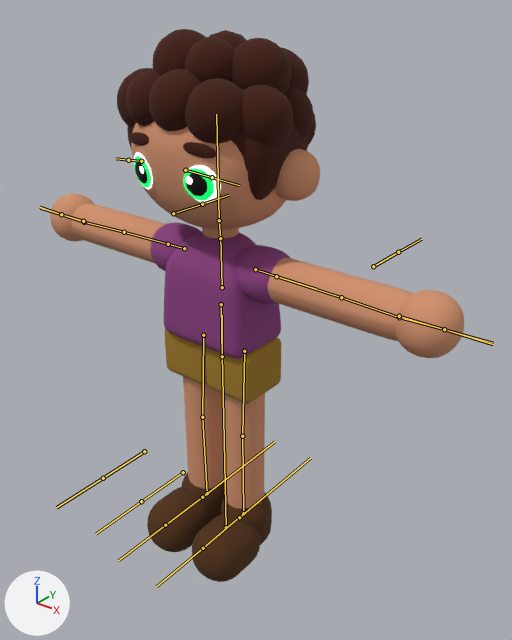
Before and after pictures for a commit that changed the FBX model Assets/player/pirateboy anim run start and running.fbx.
The view is the same before and after, from a 50 mm lens placed at (3.7, -4.14, 5.01), pointed at (0.17, 0.27, 2.28). Lighting does not change. The marker at lower left points along +X, +Y and +Z. The bones that bend it are drawn over the model as lines.

Names of what the first picture shows: 'pirate boy', 'pirate boy.001', 'pirate boy.002', 'pirate boy.003', 'pirate boy.004', 'pirate boy.005', 'pirate boy.006', 'pirate boy.007', 'pirate boy.008', 'pirate boy.009'.
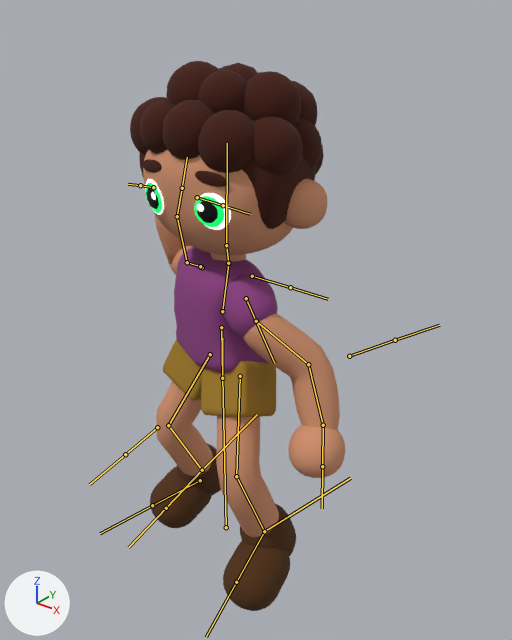
The newer file adds an action. The first version stands in its rest pose; the second is drawn at frame 36 of the action 'sword redraw'.

What differs and where, as boxes [x1, y1, x2, y2] in the pictures (512 x 640 px):
'pirate boy.001', posed (51% narrower): before [50, 121, 464, 509]; after [143, 149, 345, 537]
'pirate boy.004', posed: before [117, 29, 316, 200]; after [130, 61, 324, 229]
'pirate boy.002', posed (26% narrower, 7% shorter): before [150, 223, 290, 359]; after [174, 247, 278, 373]
'pirate boy.008', posed (17% wider, 51% taller): before [147, 472, 272, 582]; after [150, 444, 296, 611]
'pirate boy.003', posed: before [165, 329, 281, 404]; after [163, 339, 276, 417]
'pirate boy.006', posed: before [134, 156, 214, 200]; after [145, 182, 224, 227]
'pirate boy', posed: before [135, 161, 207, 196]; after [146, 187, 218, 223]
'pirate boy.005', posed: before [133, 152, 221, 203]; after [145, 179, 231, 230]
'pirate boy.007', posed: before [139, 166, 193, 185]; after [151, 192, 204, 212]
bone 'hipcontroller', root to tip: before (221, 304) to (222, 356); after (221, 327) to (222, 378)
bone 'hip', root to tip: before (222, 356) to (222, 315); after (222, 378) to (222, 338)
bone 'chest', root to tip: before (222, 287) to (220, 235); after (222, 311) to (229, 260)
bone 'neck', root to tip: before (220, 238) to (219, 220); after (228, 263) to (226, 245)
bone 'head', root to tip: before (219, 220) to (216, 114); after (226, 245) to (227, 143)
bone 'shoulder.R', root to tip: before (255, 269) to (316, 289); after (246, 298) to (274, 363)
bone 'longarm.R', root to tip: before (276, 276) to (341, 297); after (256, 321) to (308, 364)
bone 'forearm.R', root to tip: before (341, 297) to (399, 317); after (308, 364) to (323, 425)
bone 'hand.R', root to tip: before (399, 317) to (444, 329); after (323, 425) to (322, 466)
bone 'shoulder.L', root to tip: before (184, 248) to (140, 236); after (202, 267) to (197, 265)
bone 'longarm.L', root to tip: before (168, 244) to (124, 232); after (200, 266) to (187, 262)
bone 'forearm.L', root to tip: before (124, 232) to (84, 222); after (187, 262) to (177, 216)
bone 'hand.L', root to tip: before (84, 222) to (61, 214); after (177, 216) to (182, 188)
bone 'thigh.R', root to tip: before (244, 351) to (242, 436); after (240, 376) to (236, 476)
bone 'calve.R', root to tip: before (242, 436) to (243, 513); after (236, 476) to (264, 531)
bone 'thigh.L', root to tip: before (203, 335) to (202, 417); after (210, 354) to (168, 425)
bone 'calve.L', root to tip: before (202, 417) to (207, 493); after (168, 425) to (202, 470)

The change in detail:
Bone 'hipcontroller' (bone_hipcontroller) moves from (0.0, 0.0, 0.0) to (0.0, 0.224, 0.0).
Bone 'hipcontroller' (bone_hipcontroller) turns from (0, 0, 0) to (0, 13, 0) degrees about its own x, y and z.
Bone 'hip' (bone_hip) turns from (0, 0, 0) to (0, -2, 0) degrees about its own x, y and z.
Bone 'chest' (bone_chest) turns from (0, 0, 0) to (-8, -6, 0) degrees about its own x, y and z.
Bone 'neck' (bone_neck) turns from (0, 0, 0) to (9, 21, 1) degrees about its own x, y and z.
Bone 'head' (bone_head) turns from (0, 0, 0) to (-2, 0, 0) degrees about its own x, y and z.
Bone 'shoulder.R' (bone_shoulder_r) turns from (0, 0, 0) to (-6, 20, -42) degrees about its own x, y and z.
Bone 'longarm.R' (bone_longarm_r) turns from (0, 0, 0) to (-68, -54, 35) degrees about its own x, y and z.
Bone 'forearm.R' (bone_forearm_r) turns from (0, 0, 0) to (16, 4, -36) degrees about its own x, y and z.
Bone 'hand.R' (bone_hand_r) turns from (0, 0, 0) to (19, -59, -32) degrees about its own x, y and z.
Bone 'shoulder.L' (bone_shoulder_l) turns from (0, 0, 0) to (-21, 17, 8) degrees about its own x, y and z.
Bone 'longarm.L' (bone_longarm_l) turns from (0, 0, 0) to (-20, 113, -17) degrees about its own x, y and z.
Bone 'forearm.L' (bone_forearm_l) turns from (0, 0, 0) to (43, -33, 87) degrees about its own x, y and z.
Bone 'hand.L' (bone_hand_l) turns from (0, 0, 0) to (28, -18, -2) degrees about its own x, y and z.
Bone 'thigh.R' (bone_thigh_r) turns from (0, 0, 0) to (-26, -10, 26) degrees about its own x, y and z.
Bone 'calve.R' (bone_calve_r) turns from (0, 0, 0) to (12, 5, -48) degrees about its own x, y and z.
Bone 'thigh.L' (bone_thigh_l) turns from (0, 0, 0) to (-14, -14, -19) degrees about its own x, y and z.
Bone 'calve.L' (bone_calve_l) turns from (0, 0, 0) to (12, -5, 47) degrees about its own x, y and z.
